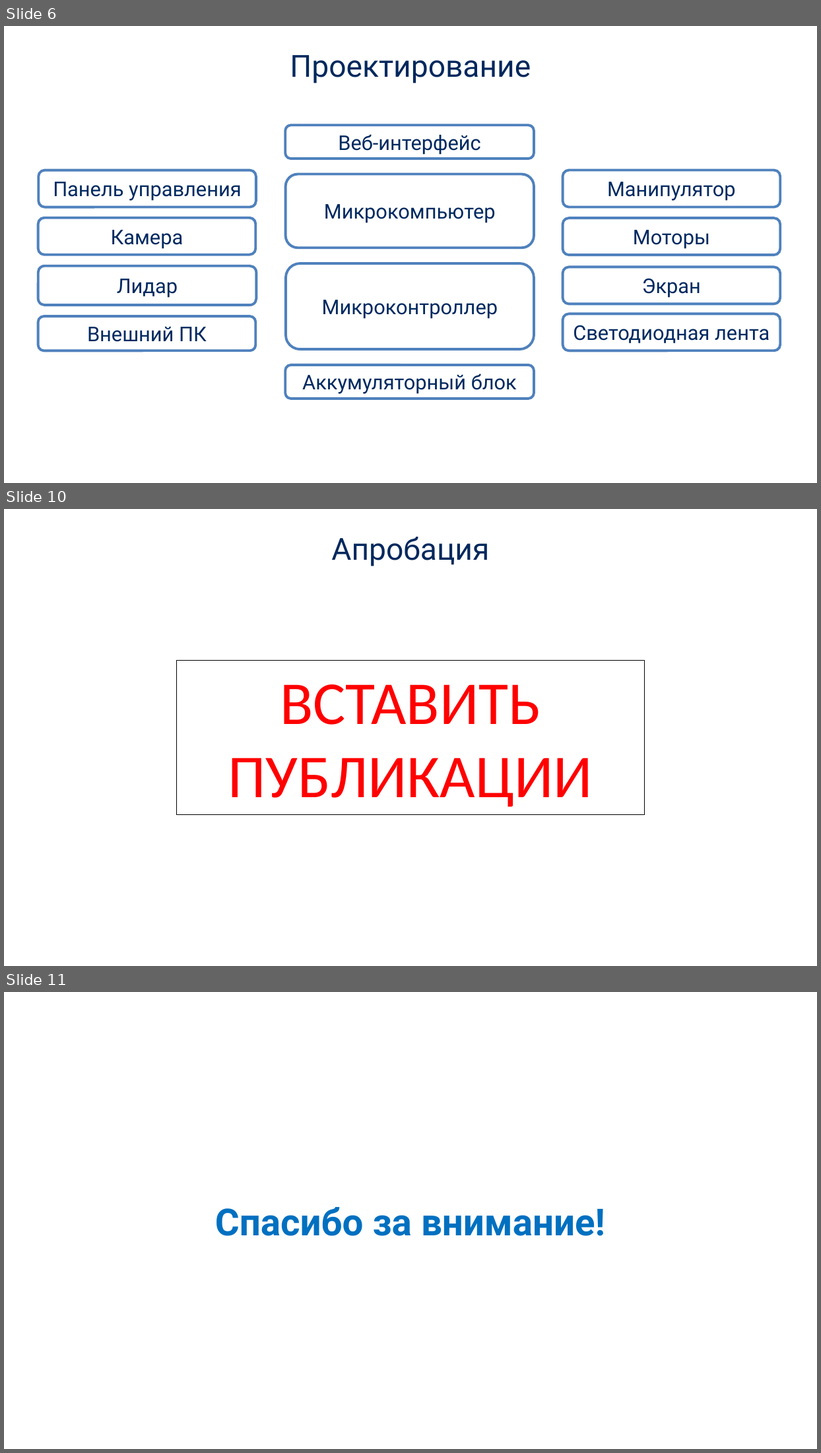
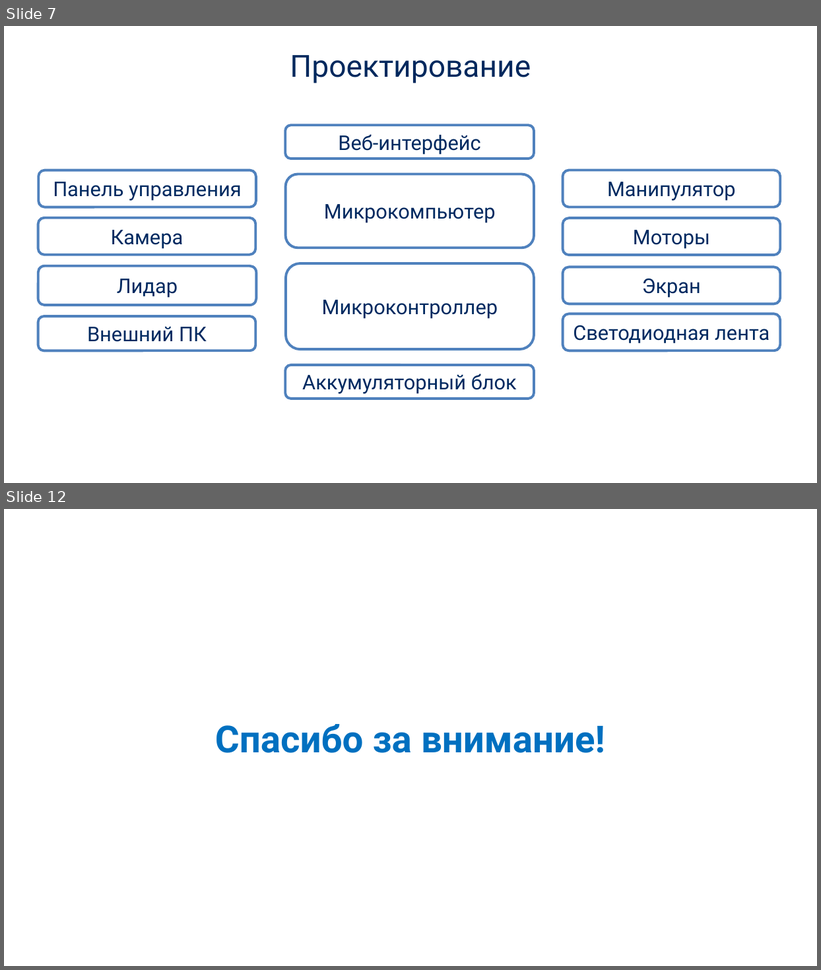
Before and after one commit to incubus-ank/marshmallow_old, a slide deck: Защита.pptx. Shown one above the other, each under a label of ours: slides 6, 10 and 11 before the commit, slides 7 and 12 after it; the slides between them are not shown. The pictures are 821x1453 and 821x970 pixels, drawn with LibreOffice and Linux fonts; fonts in the diff are those of the drawing; background and template pictures are left out. Boxes give left, top, right and bottom in pixels: in the first picture for what was removed or moved away, otherwise in the second. Text is boxed around its words. In the diff, an @@ line names an element or a change of style, - is before the commit and + after.

```diff
--- a/Защита.pptx
+++ b/Защита.pptx
@@ slide 10 removed at [4,509,817,966], background picture (left out) @@
@@ text removed at [331,537,489,566] @@
-Апробация
@@ rectangle removed at [177,661,645,815] @@
-ВСТАВИТЬ
-ПУБЛИКАЦИИ
@@ what was slide 6 is now slide 7 @@
@@ what was slide 11 is now slide 12 @@
```
Also in this commit, not shown: 5 slides added, 3 other slides removed, 4 other files.
